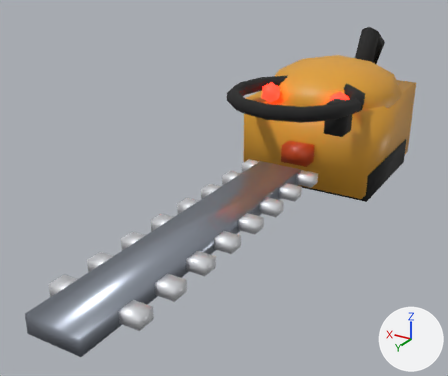
Two versions of the Blender file assets-src/cortacercos/cortacercos.blend, one commit apart.
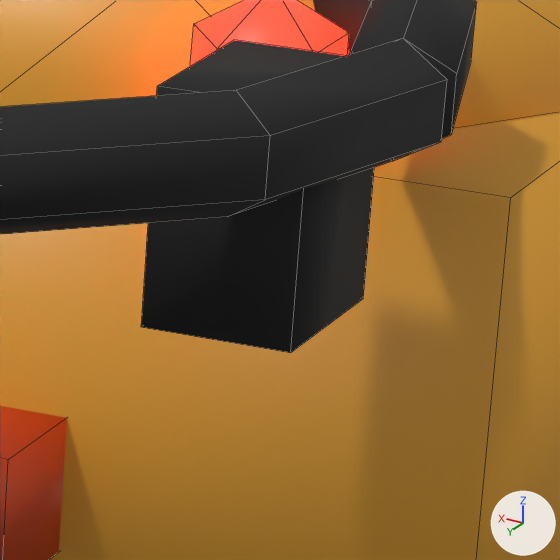
Each version appears first whole from a 50 mm lens placed at (-5.76, 18.92, 6.45), pointed at (0.83, 7.92, 0.95), and next in a close-up on the part from 68% to 84% of the width and 25% to 43% of the height. Arrows for +X, +Y and +Z are at lower right; the lights stay in place. The last two pictures show the newer version. The close-ups show mesh edges as thin lines.

In view in the first close-up: 'Cortacercos'.
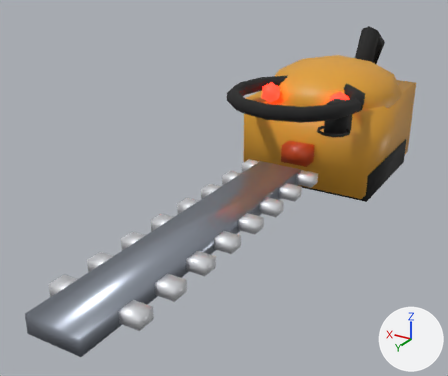
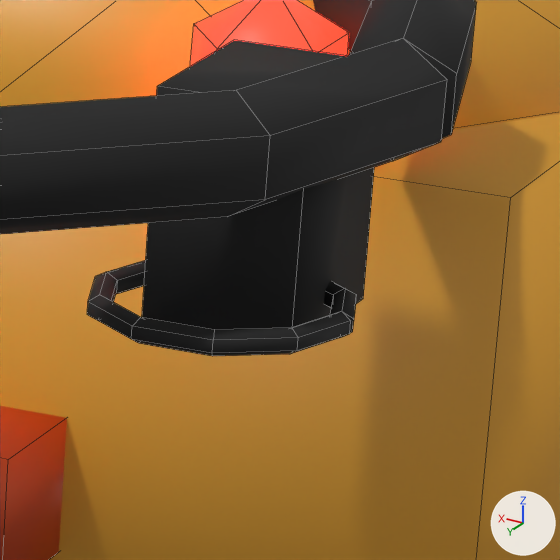
Scene script edits in JSON lines:
```json
{"op": "add", "block": "mat_label", "code": ["mat_label = principled_material('Label')", "mat_label.base_color = (0.991, 0.896, 0.571)  # beige #fef3c7"]}
{"block": "me_cortacercos", "where": "# used by ob_cortacercos; location = (0.0, 0.0, 0.0)"}
{"op": "remove", "block": "me_cortacercos", "code": "me_cortacercos.from_pydata(...)  # 362 vertices, 360 faces; spans x -1.65..1.65, y 0.0..13.98, z -0.09..3.69"}
{"op": "add", "block": "me_cortacercos", "code": "me_cortacercos.from_pydata(...)  # 436 vertices, 428 faces; spans x -1.65..1.65, y 0.0..13.98, z -0.09..3.71"}
{"block": "me_cortacercos", "change": "me_cortacercos part 1: a new loose piece of 66 vertices spanning x -1.52..-0.79, y 6.25..6.95, z 2.22..2.29, in mat_dark (black #1a1a1a)"}
{"block": "me_cortacercos", "change": "other edits to the shape of me_cortacercos do not show in these pictures"}
{"op": "add", "block": "me_cortacercos", "code": "me_cortacercos.materials.append(mat_label)  # beige #fef3c7"}
```

What differs and where, as boxes (x1, y1, x2, y2) in the close-ups (560 x 560 px):
```json
{"part": 1, "of": "me_cortacercos", "change": "added", "after": [87, 260, 356, 356], "on screen": "black"}
```
